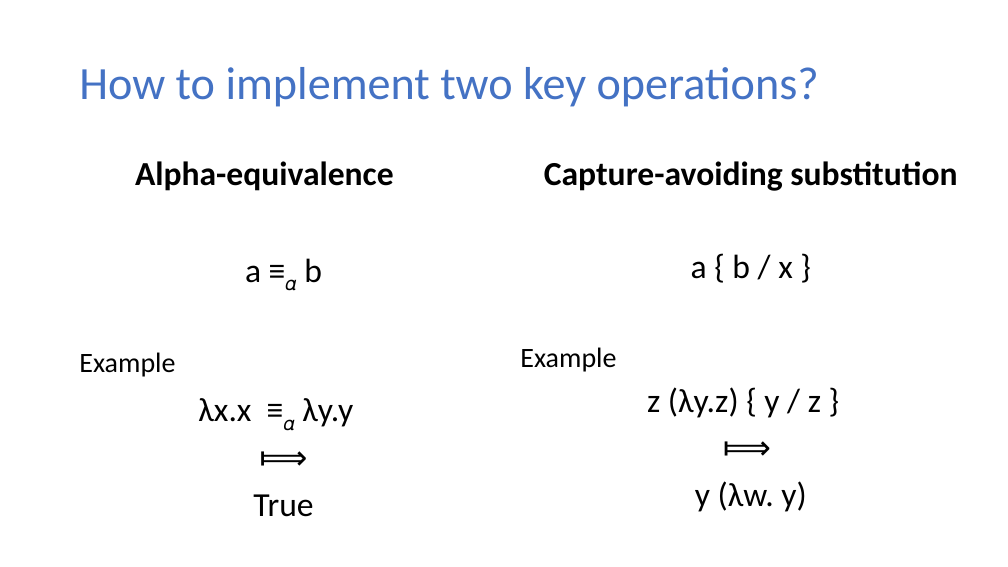
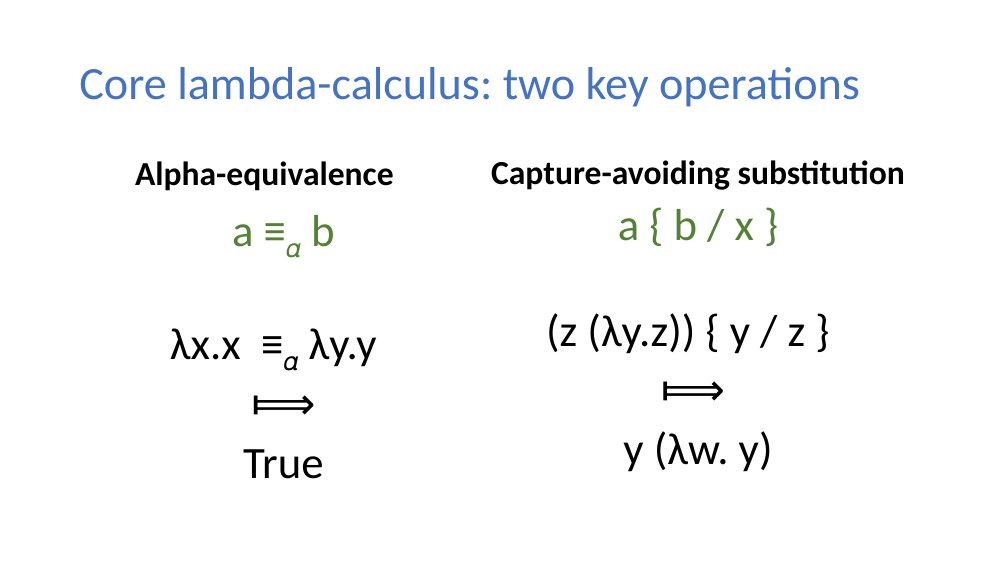
Before and after one commit to sweirich/lambda-n-ways, a slide deck: slide 2 of ifl-2021.pptx. Drawn at 1008x567 pixels with LibreOffice and Linux fonts; fonts in the diff are those of the drawing. Boxes give left, top, right and bottom in pixels: in the first picture for what was removed or moved away, otherwise in the second. Text is boxed around its words. In the diff, an @@ line names an element or a change of style, - is before the commit and + after.

```diff
--- a/ifl-2021.pptx
+++ b/ifl-2021.pptx
@@ title at [79,67,860,107]: text changed @@
-How to implement two key operations?
+Core lambda-calculus: two key operations
@@ text "Capture-avoiding substitution": place and size @@
-text "Capture-avoiding substitution" at [520,161,957,512]
+text "Capture-avoiding substitution" at [491,160,905,472]
@@ text at [618,209,773,472]: size 24 to 32 pt in "a { b / x }", "⟾", "y (λw. y)"; text colour #000000 to #548235 in "a { b / x }" @@
@@ text at [170,215,377,479]: size 24 to 32 pt in "a ≡𝛼 b", "λx.x ≡𝛼 λy.y", "⟾", "True"; text colour #000000 to #548235 in "a ≡𝛼 b" @@
@@ text at [546,313,806,354]: text changed; size 24 to 32 pt @@
-Example
-z (λy.z) { y / z }
+(z (λy.z)) { y / z }
@@ text at [79,352,175,377]: paragraph removed @@
-Example
```
Also in this commit, not shown: 8 other slides changed, 25 slides added, 1 slide removed, 16 other files.
